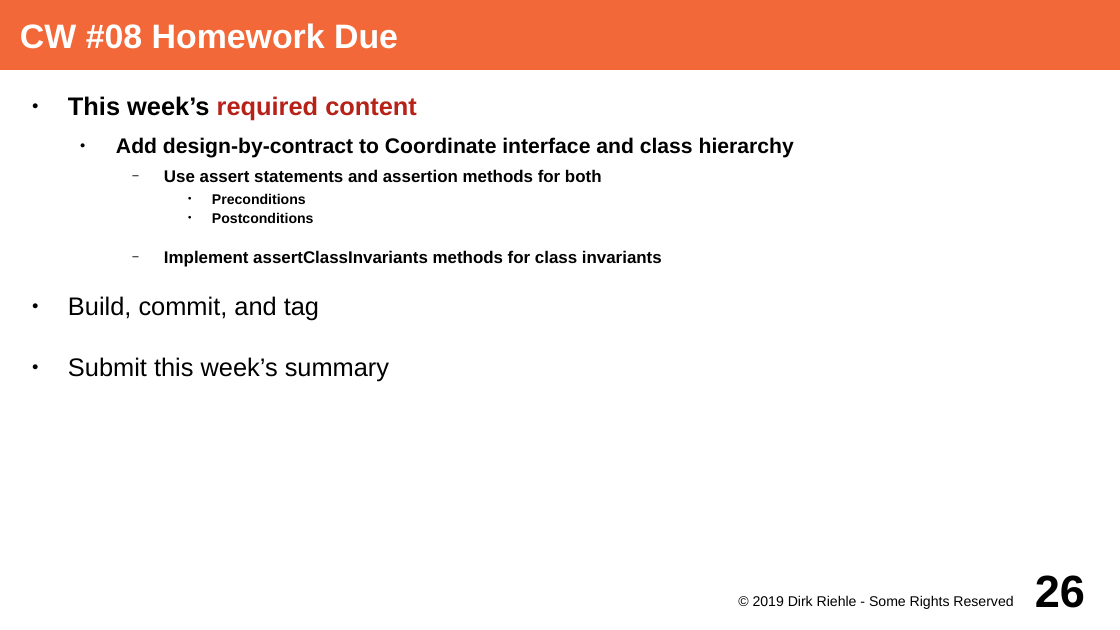
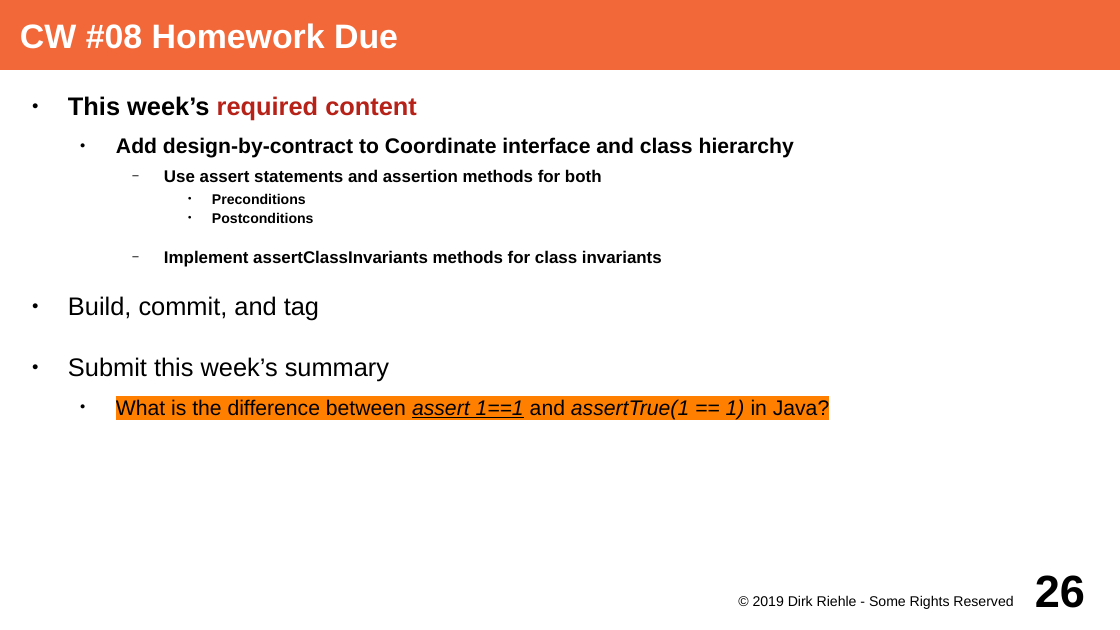
Before and after one commit to dirkriehle/adap-course, a slide deck: slide 26 of Lecture Slides/ADAP A02 - Course Schedule.odp. Drawn at 1120x630 pixels with LibreOffice and Linux fonts; fonts in the diff are those of the drawing. Boxes give left, top, right and bottom in pixels: in the first picture for what was removed or moved away, otherwise in the second. Text is boxed around its words. In the diff, an @@ line names an element or a change of style, - is before the commit and + after.

```diff
--- a/Lecture Slides/ADAP A02 - Course Schedule.odp
+++ b/Lecture Slides/ADAP A02 - Course Schedule.odp
@@ text at bbox=[116, 399, 829, 420]: paragraph added @@
+  ● What is the difference between assert 1==1 and assertTrue(1 == 1) in Java?
```
Also in this commit, not shown: 8 other slides changed.
